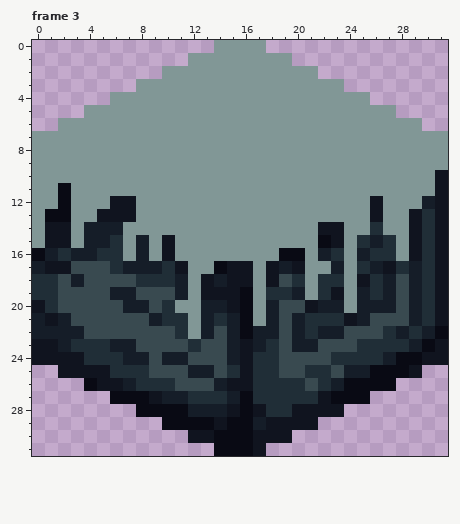
File history of a pixel-art file, Assets/Sprites/Iso-Tile.ase. Above: the version before the commit.
32x32 pixels, 6 frames. Shown: frame 3.
New version:
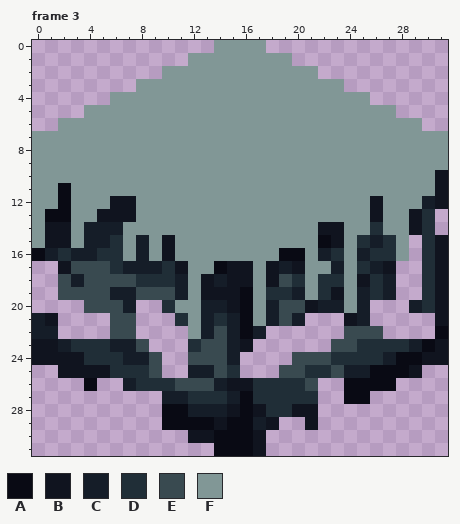
Palette (. is transparent): A #090a14  B #10141f  C #151d28  D #202e37  E #394a50  F #819796
The exact change:
--- frame 3, layer "Block"
@@ x 0..31 @@
 12 FFAFFFBBFFFFFFFFFFFFFFFFFFBFFFCB
-13 FAAFFBBBFFFFFFFFFFFFFFFFFFBFFBDB
-14 FBBFCCCFFFFFFFFFFFFFFFBBFFDFFBDB
-15 FBBFCCDFCFBFFFFFFFFFFFABFDCDFBDB
-16 ACDCCDDFCFBFFFFFFFFAAFCDFCDDFBDB
-17 CBBEEEDCCCDBFFABBFBCBFFCFDCBDCDB
-18 DDECEEEEDDDCFBCBBFBEDFDDFBDCECDB
-19 DDEEEECCEEECFBBBAFDDCFDBFCDCECDB
-20 BDEEEEECCEDFFCCBAFCEEBCCFCCCECDB
-21 CBCEEEEEECDDFCDCAFCECDDDBCEEECDB
-22 CCCCEEEEEEEDFCECACCECDCCEEEDCDCA
-23 BBCDDDCCEEEEDEECBCDECCEEEDDDDCAB
-24 BBBBDDDCCECCEEECBDDEEEEDDDDCAABB
-25 ..BBBBDDDEEECCEDBDDEEDDECCAAAB..
-26 ....ABBCDDDEEECBBDDDDEDCAAAA....
-27 ......AAABCCDDDCADDDDDBAAA......
-28 ........AAAACCCBABDDBBBB........
-29 ..........AAAABAACBBBB..........
-30 ............BBAAABBB............
+13 FAAFFBBBFFFFFFFFFFFFFFFFFFBFFBD.
+14 FBBFCCCFFFFFFFFFFFFFFFBBFFDFFBD.
+15 FBBFCCDFCFBFFFFFFFFFFFABFDCDF.DB
+16 ACDCCDDFCFBFFFFFFFFAAFCDFCDDF.DB
+17 ..BEEEDCCCDBFFABBFBCBFFCFDCB..DB
+18 ..ECEEEEDDDCFBCBBFBEDFDDFBDC..DB
+19 ..EEEECCEEECFBBBAFDDCFDBFCDC..DB
+20 ....EEEC..DFFCCBAFCEEBCCFC...CDB
+21 CB....EE...DFCDCAFCEC...BC.....B
+22 CC....EE....FCECAC......EEE....A
+23 BBCDDDCCE...DEECB......EEDDDDCAB
+24 BBBBDDDCCE..EEEC....EEEDDDDCAABB
+25 ..BBBBDDDE..CCED...EEDDECCAAAB..
+26 ....A..CDDDEEECBBDDDDE..AAAA....
+27 ..........CCDDDCADDDDD..AA......
+28 ..........AACCCBABDDBB..........
+29 ..........AAAABAACB..B..........
+30 ............BBAAAB..............
 31 ..............AAAB..............
